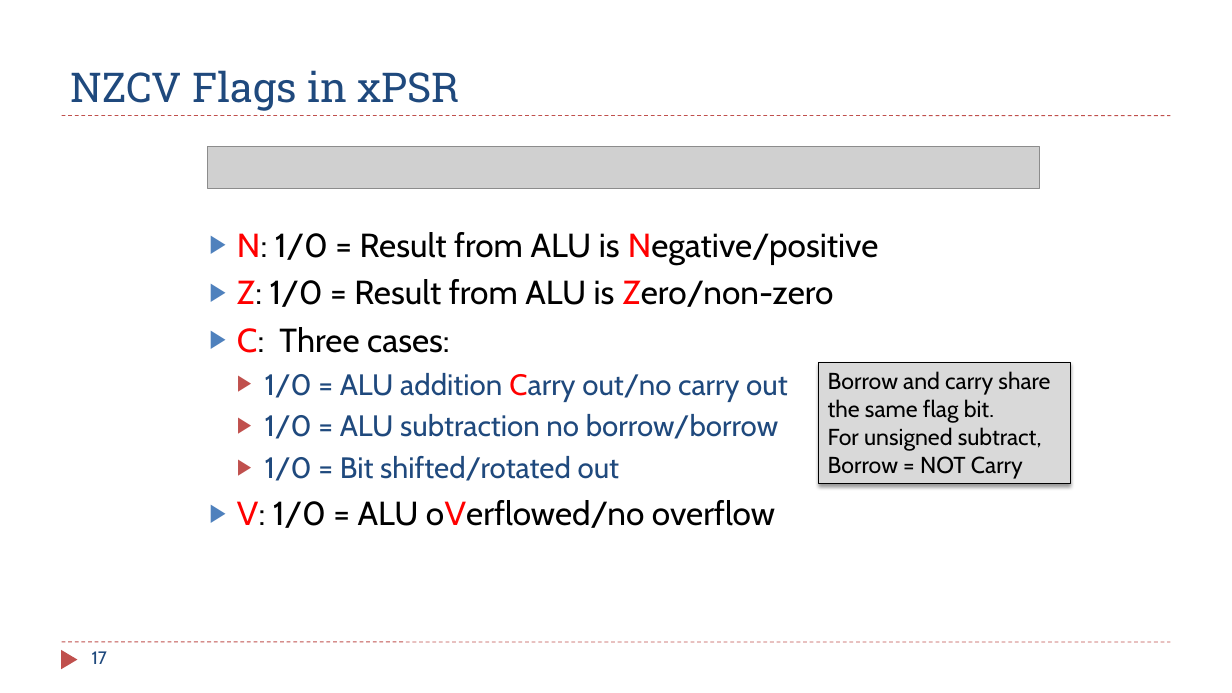
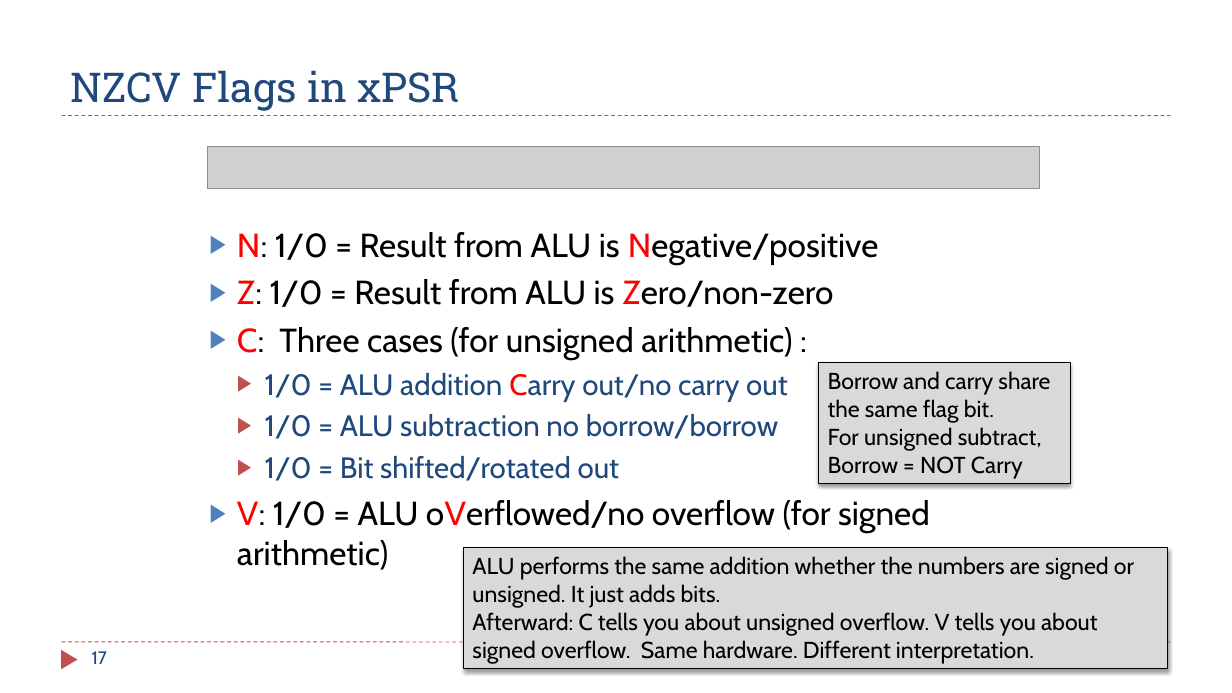
Before and after one commit to guhofstra/CSC111Sp26, a slide deck: slide 17 of PPTs/Ch4_ARM_Arithmetic_Logic.pptx. Drawn at 1232x693 pixels with LibreOffice and Linux fonts; fonts in the diff are those of the drawing; grey boxes stand for pictures. Boxes give left, top, right and bottom in pixels: in the first picture for what was removed or moved away, otherwise in the second. Text is boxed around its words. In the diff, an @@ line names an element or a change of style, - is before the commit and + after.

```diff
--- a/PPTs/Ch4_ARM_Arithmetic_Logic.pptx
+++ b/PPTs/Ch4_ARM_Arithmetic_Logic.pptx
@@ text at box(237, 327, 792, 360): text changed @@
-▶ C: Three cases:
+▶ C: Three cases (for unsigned arithmetic) :
@@ text at box(237, 500, 930, 570): text changed @@
-▶ V: 1/0 = ALU oVerflowed/no overflow
+▶ V: 1/0 = ALU oVerflowed/no overflow (for signed arithmetic)
@@ rectangle added at box(464, 547, 1168, 668), fill #D9D9D9, outline #000000 0.75 pt, 18 pt, text #000000 @@
+ALU performs the same addition whether the numbers are signed or unsigned. It just adds bits.
+Afterward: C tells you about unsigned overflow. V tells you about signed overflow. Same hardware. Different interpretation.
```
Also in this commit, not shown: 15 other slides changed, 2 slides added, 5 other files.
